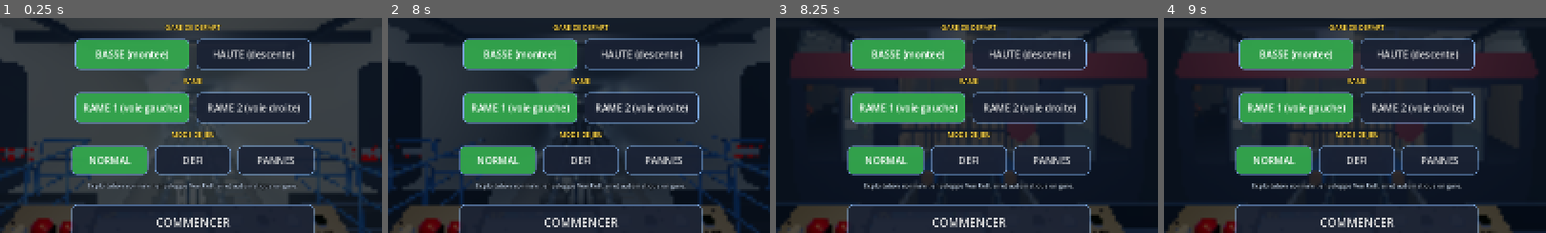
Above: before the commit, frames 1-4 (left to right).
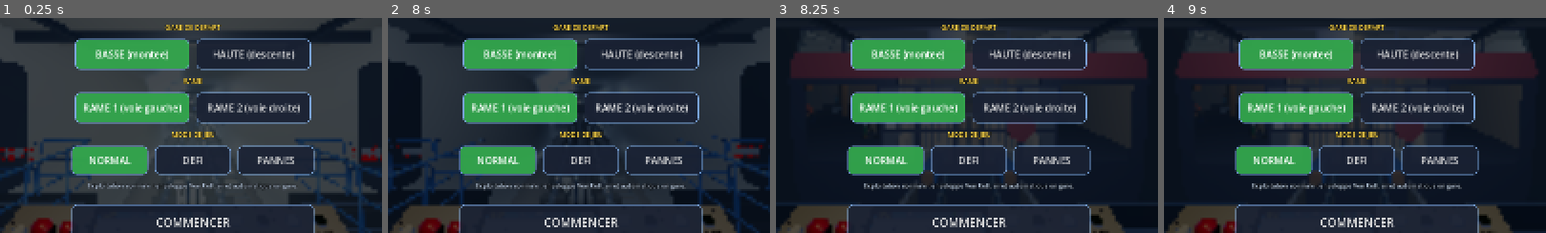
Above: after the commit, the same moments.

Repository: ARP273-ROSE/perce-neige-sim
Game: Godot game, scene res://scenes/main.tscn
Same seed, same stepped clock (60 frames per second), same inputs: the game is played once before the commit and once after it. Sound files missing from this copy of the repository are replaced by a short silence.
Inputs (mouse positions are % of the whole screen's width and height, from its top left):
- Up to frame 1 (0.25 s): no input
- Up to frame 2 (8 s): click "NORMAL" at 0.5 s; click "NORMAL" at 1.25 s; click "BASSE (montee)" at 2 s; tap Enter (ready_depart) at 2.75 s; move the mouse to (72, 45) at 2.77 s; hold D 2.78-3.5 s; hold Shift (emergency) 2.78-3.5 s; click (72, 45) at 2.92 s; click "HAUTE (descente)" at 3.5 s; drag from (30, 55) to (45, 70) at 4.27 s; click "RAME 1 (voie gauche)" at 5 s; move the mouse to (60, 28) at 5.77 s; hold D 5.78-6.5 s; tap H (toggle_headlights) at 5.85 s; drag from (45, 70) to (20, 35) at 6.52 s; click "RAME 2 (voie droite)" at 7.25 s
- Up to frame 3 (8.25 s): move the mouse to (80, 65) at 8.02 s; hold Space (brake) from 8.03 s (still down); tap I at 8.1 s
- Up to frame 4 (9 s): release Space (brake) at 8.75 s; drag from (20, 35) to (35, 25) at 8.77 s
The pictures show only the part of the screen within x 25-75%, y 30-80%; the shares and areas given below are measured in that part.

Frames 1-2 are identical in both runs. In frame 3, 0.8% of the frame differs, in the area x 17-83%, y 41-60%; in frame 4, 0.8%.

Commit message:
v1.15.91 : portes de la salle d'attente, un vantail qui libère tout le passage
Chaque porte de la cloison de Val Claret est un seul vantail de toute la
baie (deux vitres dans un même cadre), qui glisse de 2,15 m vers le
milieu de la salle, côté quai, derrière la vitrine (fait de ARP273-ROSE,
vidéo FUNI284).

Diff:
--- a/godot_project/bench_pupitre_3d.gd
+++ b/godot_project/bench_pupitre_3d.gd
@@ -195,8 +195,8 @@
 		for k in range(6):
 			ga.mettre_a_jour(0.5, ph)
 		var ferme: float = absf(ga.course_vantail(0)) + absf(ga.course_vantail(1))
-		_verif("gare aval : un vantail par porte, vers le milieu, ouvert à l'embarquement, fermé au départ",
-			ga._vantaux.size() == 2 and vers_milieu and ouvert > 0.9 and ferme < 0.01,
+		_verif("gare aval : un vantail par porte, tout le passage libre vers le milieu à l'embarquement, fermé au départ",
+			ga._vantaux.size() == 2 and vers_milieu and ouvert > 2.0 and ferme < 0.01,
 			"course %.2f m puis %.2f m" % [ouvert, ferme])
 		# vraie séquence (ARP273-ROSE : « ferme-les avant le départ, ouvre-les
 		# après l'arrivée ») : rame à quai portes ouvertes → séquence de
@@ -224,7 +224,7 @@
 				t_ferme = t
 			if ph2.trip_started:
 				t_dep = t
-		_verif("gare aval : portes de la salle fermées avant le départ", ouv0 > 0.9 and t_ferme > 0.0
+		_verif("gare aval : portes de la salle fermées avant le départ", ouv0 > 2.0 and t_ferme > 0.0
 			and t_ferme < t_dep, "fermées à %.1f s, départ à %.1f s" % [t_ferme, t_dep])
 		_verif("gare aval : panneau des départs renseigné", (ga._panneau[1] as Label3D).text.contains("FUNICULA"))
 	print("BENCH_PUPITRE " + ("OK" if _ok else "ECHEC"))
--- a/godot_project/scripts/gare_aval.gd
+++ b/godot_project/scripts/gare_aval.gd
@@ -44,8 +44,8 @@
 const ARCHE_D: float = 10.1         # arche rouge : à 10,1 m devant la façade
 const ARCHE_DECALAGE: float = 0.84  # axe des arches décalé vers l'est
 const LARGEUR_ESCALIER: float = 11.5
-const Z_FIXE: float = 0.035         # panneau fixe des portes, côté salle
-const Z_VANTAIL: float = -0.035     # vantail mobile, en retrait côté quai
+const Z_VANTAIL: float = -0.16      # vantail, en retrait côté quai (passe derrière le montant)
+const COURSE_VANTAIL: float = 2.15  # toute la baie (2,1 m) : passage entièrement libre
 const GIRON: float = 0.33
 
 var tunnel: TunnelBuilder = null
@@ -335,14 +335,15 @@
 ## 093500) : menuiseries bleu marine ; une porte coulissante automatique au
 ## pied de chaque quai ; vitrine fixe de 4 m face à la fosse ; bandeau rouge
 ## « ALTITUDE EXPERIENCES... » ; vitrage haut ; panneau des départs.
-## Chaque porte : UN SEUL vantail mobile qui coulisse vers le milieu de la
-## salle (ARP273-ROSE, 07/10/2026 : « la porte de droite en regardant vers le haut
-## coulisse à gauche, celle du quai gauche à droite » ; vidéo YouTube
+## Chaque porte : UN SEUL vantail, de toute la largeur de la baie (deux
+## vitres de ≈ 1 m × 2,25 m dans un même cadre, traverse vers 45 %), qui
+## coulisse entièrement vers le milieu de la salle et libère tout le passage
+## (ARP273-ROSE, 07/10/2026 : « la porte de droite en regardant vers le haut
+## coulisse à gauche, celle du quai gauche à droite », « un seul vantail qui
+## glisse complètement pour laisser tout le passage » ; vidéo YouTube
 ## « [FUNI284] Funiculaire Perce-Neige | Tignes (montée) », chaîne
-## Transports câblés, 0:55-0:58). Sur les photos, la baie a deux
-## panneaux (≈ 1 m × 2,25 m, traverse vers 45 %) : le panneau côté milieu
-## est fixe, au nu de la salle ; le vantail mobile, côté extérieur et en
-## retrait côté quai, glisse derrière lui en ≈ 2 s.
+## Transports câblés, 0:55-0:58 : ≈ 2 s). En retrait côté quai, il passe
+## derrière le montant et la vitrine.
 func _cloison() -> void:
 	var h_portes: float = 2.25
 	var y_bandeau: float = 2.45
@@ -365,23 +366,20 @@
 		var xc: float = cote * 3.55
 		# dormant : linteau et imposte pleine jusqu'au bandeau
 		_boite("marine", 2.1, y_bandeau - h_portes, 0.20, xc, 0.0, (h_portes + y_bandeau) * 0.5)
-		# panneau fixe côté milieu, au nu de la salle
-		var fixe: Node3D = Node3D.new()
-		fixe.name = "PanneauFixe"
-		add_child(fixe)
-		fixe.position = _p(xc - cote * 0.525, Z_FIXE, 0.0)
-		fixe.basis = _base()
-		_vantail(fixe, h_portes)
-		# vantail mobile côté extérieur, en retrait côté quai : il glisse
-		# vers le milieu, derrière le panneau fixe
+		# UN SEUL vantail de toute la baie (deux vitres dans un même cadre),
+		# en retrait côté quai : il glisse en entier vers le milieu, derrière
+		# le montant et la vitrine, et libère tout le passage
 		var vantail: Node3D = Node3D.new()
 		vantail.name = "Vantail"
 		add_child(vantail)
-		var x0: float = xc + cote * 0.525
-		vantail.position = _p(x0, Z_VANTAIL, 0.0)
+		vantail.position = _p(xc, Z_VANTAIL, 0.0)
 		vantail.basis = _base()
-		_vantail(vantail, h_portes)
-		_vantaux.append([vantail, x0, -cote, Z_VANTAIL])
+		for demi in [-1.0, 1.0]:
+			var vitre: Node3D = Node3D.new()
+			vantail.add_child(vitre)
+			vitre.position = Vector3(demi * 0.525, 0.0, 0.0)
+			_vantail(vitre, h_portes)
+		_vantaux.append([vantail, xc, -cote, Z_VANTAIL])
 		if cote < 0.0:
 			# affichette collée côté salle sur le vantail mobile de la porte
 			# ouest, vers son bord extérieur (photo 093500 : ≈ 0,30 × 0,28 m à
@@ -391,7 +389,7 @@
 			carton.size = Vector3(0.30, 0.28, 0.002)
 			carton.material = _mats["blanc"]
 			aff.mesh = carton
-			aff.position = Vector3(-0.20, 1.18, -0.0075)
+			aff.position = Vector3(-0.725, 1.18, -0.0075)
 			vantail.add_child(aff)
 			var txt: Label3D = Label3D.new()
 			txt.text = "PORTES AUTOMATIQUES\nInterdiction à toute personne\nétrangère au service\nd'en actionner l'ouverture\nAUTOMATIC DOORS\nunauthorized persons\nare strictly forbidden\nto operate the sliding doors"
@@ -401,7 +399,7 @@
 			txt.shaded = false
 			txt.double_sided = false
 			# le vantail regarde le quai (−Z local = la salle) : demi-tour
-			txt.transform = Transform3D(Basis(Vector3.UP, PI), Vector3(-0.20, 1.18, -0.0095))
+			txt.transform = Transform3D(Basis(Vector3.UP, PI), Vector3(-0.725, 1.18, -0.0095))
 			vantail.add_child(txt)
 	# « 2 » peint sur le montant de la porte de droite (côté ouest, vu du hall)
 	_etiquette("2", _p(-4.55, 0.11, 1.9), 64, Color.WHITE, 0.004, _n)
@@ -853,7 +851,7 @@
 	var embarquement: bool = en_gare and ph.doors_open and not ph.trip_started
 	# ≈ 2 s pour s'ouvrir ou se fermer (vidéo FUNI284, 0:55-0:57)
 	_ouverture = move_toward(_ouverture, 1.0 if embarquement else 0.0, dt / 2.0)
-	var course: float = 0.98 * smoothstep(0.0, 1.0, _ouverture)
+	var course: float = COURSE_VANTAIL * smoothstep(0.0, 1.0, _ouverture)
 	for v in _vantaux:
 		(v[0] as Node3D).position = _p(float(v[1]) + float(v[2]) * course, float(v[3]), 0.0)
 	_t_panneau -= dt
Not shown, changed: CHANGELOG.md
Not shown, changed: SOURCES.md
Not shown, changed: VERSION
